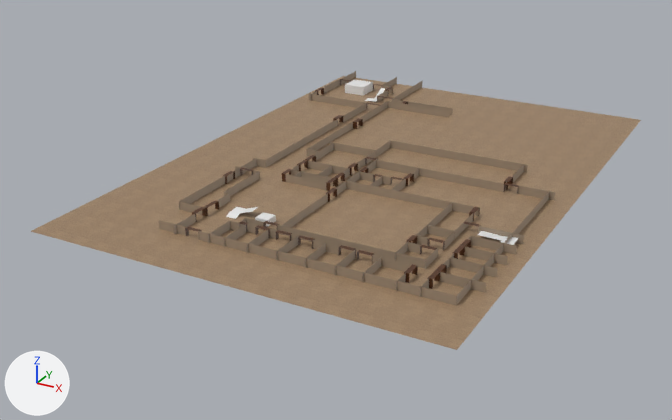
Renders of the glTF model assets/aligned_models/glb/ground.glb from each side of a commit.
Rendered twice from a 50 mm lens placed at (42.1, -80.4, 41.2), pointed at (-6.9, 8.7, -3.4). The lights are fixed; the arrows at lower left show +X, +Y and +Z. The older version comes first. Where no turn or scale is listed for an object, it has been applied to the vertices.
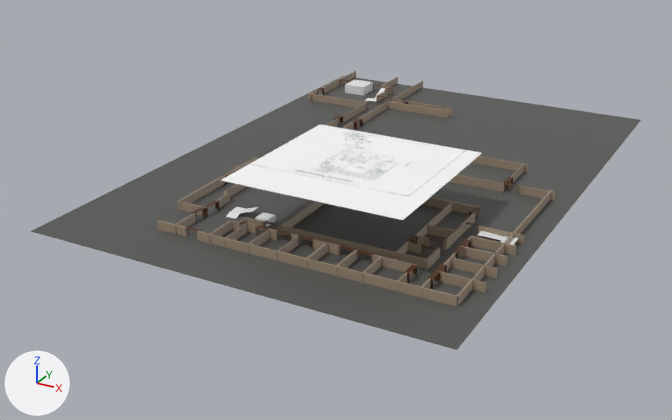
What the commit changed:
Picture 'concrete_floor_worn_001_diff_1k' (img_concrete_floor_worn_001_diff_1k) is new.
Picture 'ground_aligned' (img_ground_aligned) is new.
Material 'Material.003' (mat_material_003) changes its picture from img_laminate_floor_02_diff_1k_jpg to img_concrete_floor_worn_001_diff_1k.
Material 'ground_aligned' (mat_ground_aligned) is new.
Its texture is img_ground_aligned (with its transparency).
Mesh me_ground_aligned is new.
It has 4 vertices, 2 faces and spans x -9.8..9.8, y -9.8..9.8, z 0.0.
It uses material mat_ground_aligned (picture img_ground_aligned).
Object 'ground_aligned' (ob_ground_aligned) is new; it shows me_ground_aligned.
Its location is (1.27, -1.98, 7.3).

Location of each change, (x1, y1, x2, y2) in pixels of the pictures (672 x 420 px):
'Plane', surface changed (brown to grey): (31, 76, 641, 350) in both
'ground_aligned', added: after (221, 124, 482, 220)
